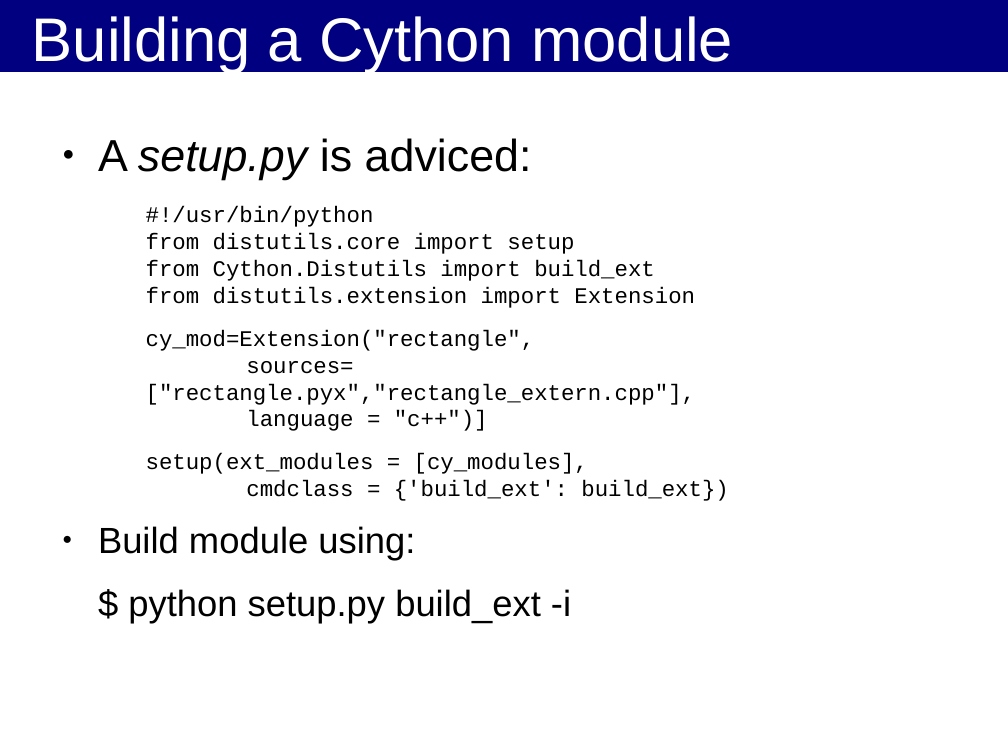
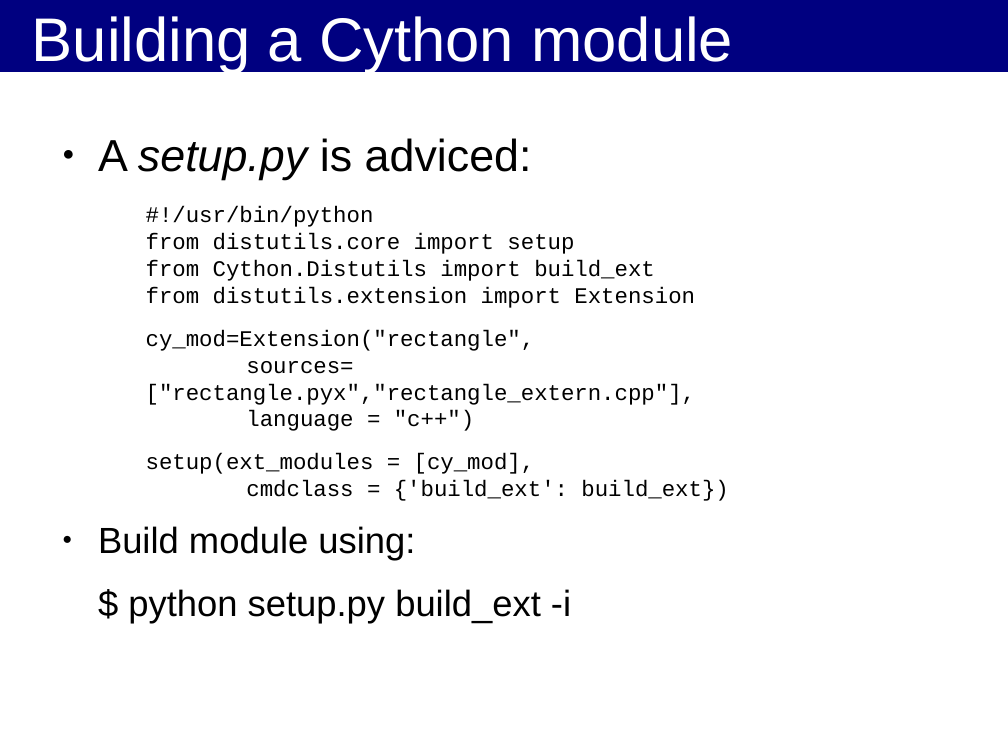
Before and after one commit to kif/HPP, a slide deck: slide 8 of Cython_OpenCL.odp. Drawn at 1008x756 pixels with LibreOffice and Linux fonts; fonts in the diff are those of the drawing; background and template pictures are left out. Boxes give left, top, right and bottom in pixels: in the first picture for what was removed or moved away, otherwise in the second. Text is boxed around its words. In the diff, an @@ line names an element or a change of style, - is before the commit and + after.

```diff
--- a/Cython_OpenCL.odp
+++ b/Cython_OpenCL.odp
@@ text at (146,330,728,501): text changed @@
-  cy_mod=Extension("rectangle",
-  sources= ["rectangle.pyx","rectangle_extern.cpp"],
-  language = "c++")]
-  setup(ext_modules = [cy_modules],
-  cmdclass = {'build_ext': build_ext})
+  cy_mod=Extension("rectangle",
+  sources= ["rectangle.pyx","rectangle_extern.cpp"],
+  language = "c++")
+  setup(ext_modules = [cy_mod],
+  cmdclass = {'build_ext': build_ext})
```
Also in this commit, not shown: 3 other slides changed, 39 slides added, 2 other files.
